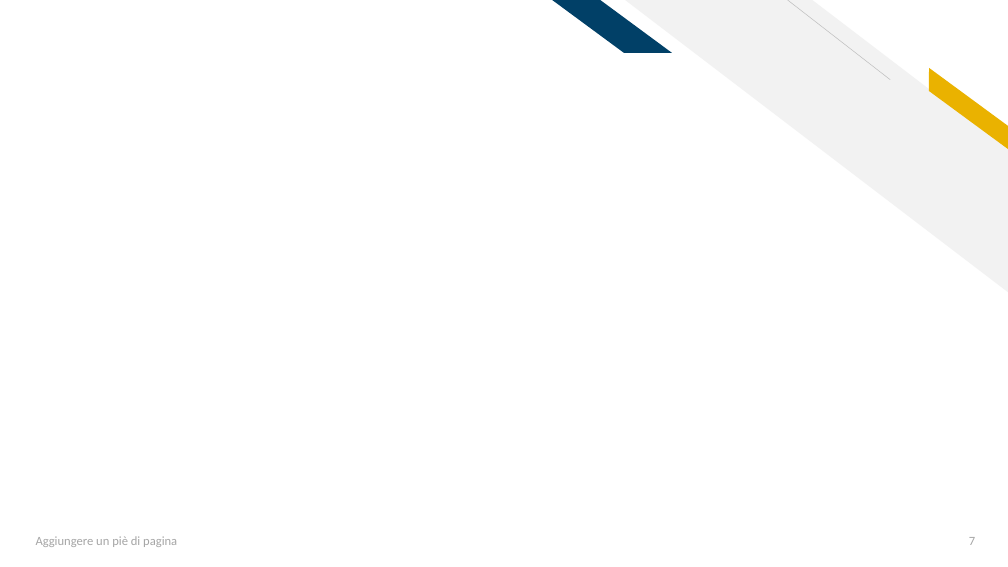
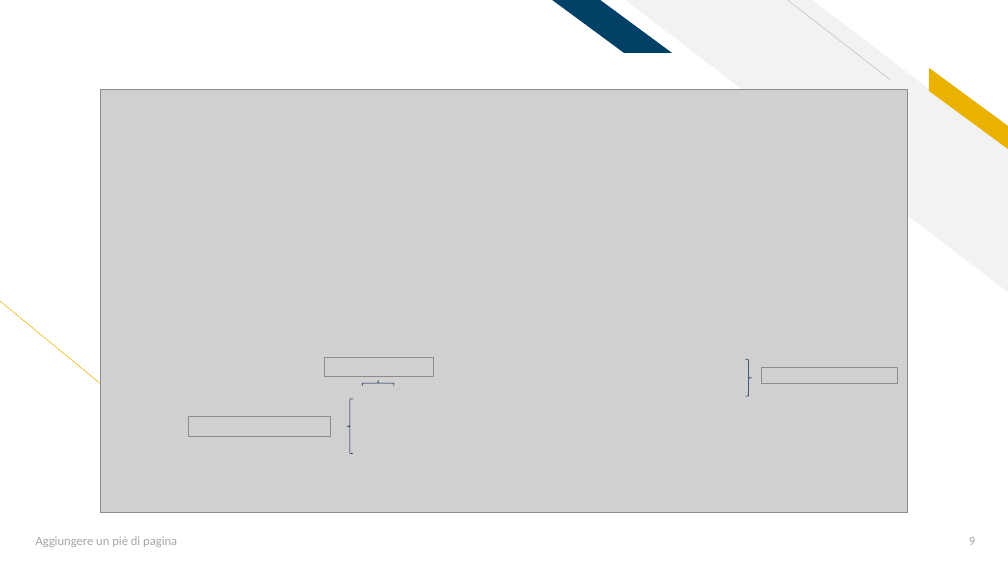
Before and after one commit to AleFire99/AES-git-repo, a slide deck: slide 9 of Aes_Project_2021_2022.pptx (slide 7 before the commit). Drawn at 1008x567 pixels with LibreOffice and Linux fonts; fonts in the diff are those of the drawing; grey boxes stand for pictures. Boxes give left, top, right and bottom in pixels: in the first picture for what was removed or moved away, otherwise in the second. Text is boxed around its words. In the diff, an @@ line names an element or a change of style, - is before the commit and + after.

```diff
--- a/Aes_Project_2021_2022.pptx
+++ b/Aes_Project_2021_2022.pptx
@@ picture added at box(101, 89, 907, 512) @@
@@ line added from (157, 430) to (0, 300), #EAB200 0.5 pt @@
@@ picture added at box(324, 358, 433, 377) @@
@@ left brace added at box(362, 380, 394, 386), outline #00194C 0.5 pt @@
@@ right brace added at box(746, 360, 752, 396), outline #00194C 0.5 pt @@
@@ picture added at box(761, 368, 898, 383) @@
@@ picture added at box(188, 416, 330, 436) @@
@@ left brace added at box(347, 399, 353, 454), outline #00194C 0.5 pt @@
@@ page number at box(969, 537, 975, 545): text changed @@
-7
+9
```
Also in this commit, not shown: 13 other slides changed, 4 slides added, 1 slide removed, 2 other files.
